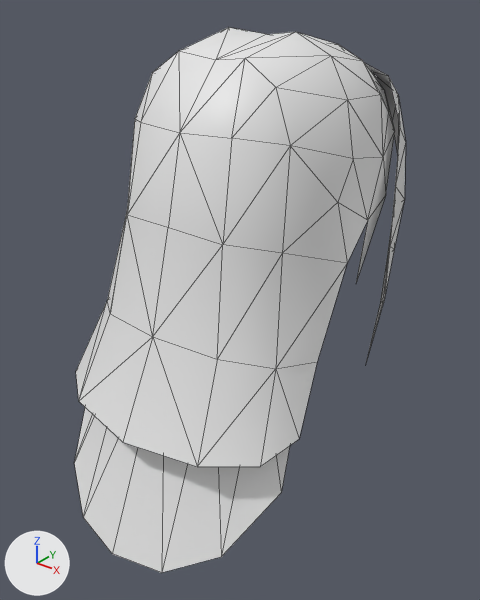
An edit to the glTF model assets/Converted Models/HairStyle/Human Male/Martial arts male hair 11.glb, drawn before and after from the same camera.
Before and after are seen from a 50 mm lens placed at (0.29, -0.394, 0.198), pointed at (0.005, -0.038, -0.022). Every picture has the same lights, and +X, +Y and +Z are marked at lower left. The picture after the commit comes second. Mesh edges are drawn as thin lines.

The first picture shows '������ͷ��11_0'.
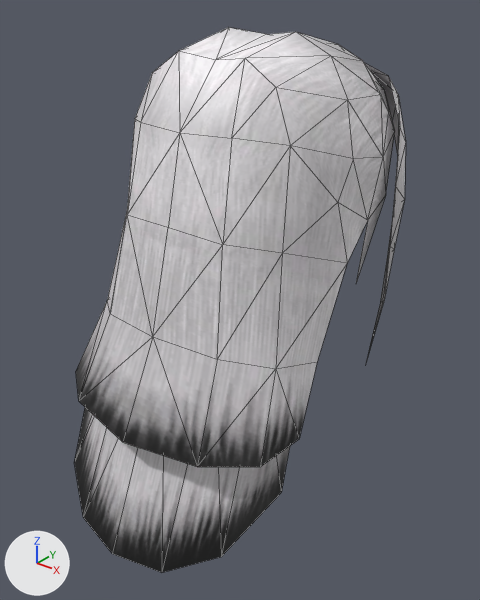
Where the change shows, as pixel boxes [x1, y1, x2, y2] in the pictures (480 x 600 px):
'������ͷ��11_0', recoloured (white to grey): [74, 31, 405, 573] in both

What changed in the scene script:
```text
Add img_tex_2251939496341131144_dds:
    img_tex_2251939496341131144_dds = load_image('tex_2251939496341131144.dds', '_unpacked/tex_2251939496341131144.dds', 512, 512, 'sRGB')
Add mat_武侠男头发11_0_mat:
    mat_武侠男头发11_0_mat = principled_material('武侠男头发11_0_mat')
    mat_武侠男头发11_0_mat.texture = img_tex_2251939496341131144_dds
Change me_ͷ__11_0:
    where me_ͷ__11_0.from_pydata(...)  # 140 vertices, 204 faces; spans x -0.098..0.1, y -0.177..0.119, z -0.173..0.167
    add me_ͷ__11_0.materials.append(mat_武侠男头发11_0_mat)  # picture img_tex_2251939496341131144_dds
```
